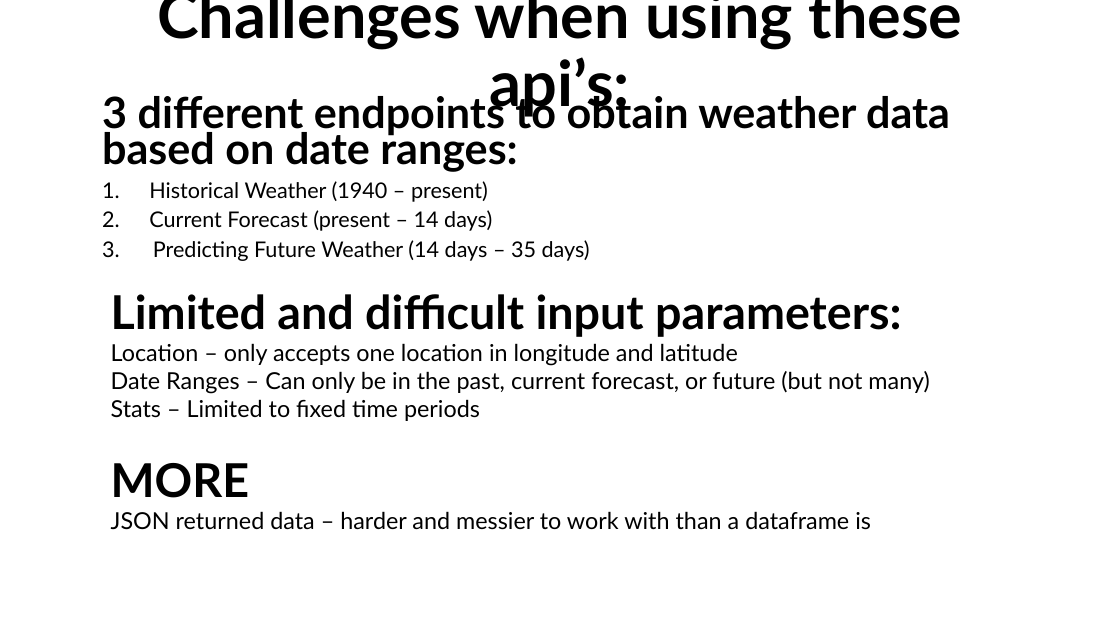
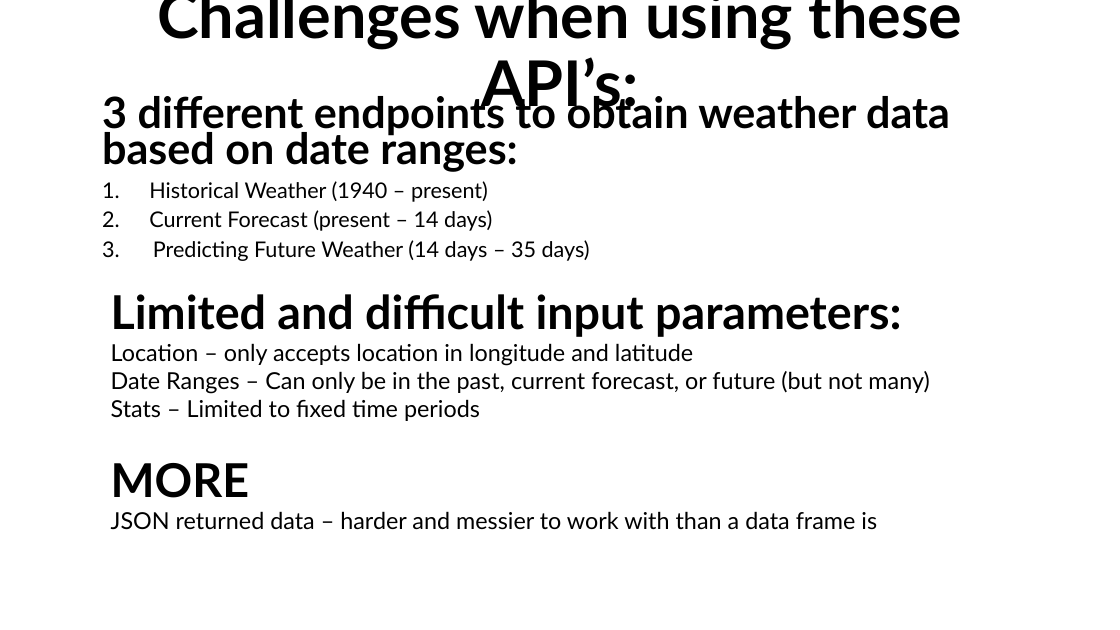
Before and after one commit to andre-gnandt/DATA-534-Project-Group-6, a slide deck: slide 3 of Proposal-Presentation.pptx (slide 2 before the commit). Drawn at 1120x630 pixels with LibreOffice and Linux fonts; fonts in the diff are those of the drawing. Boxes give left, top, right and bottom in pixels: in the first picture for what was removed or moved away, otherwise in the second. Text is boxed around its words. In the diff, an @@ line names an element or a change of style, - is before the commit and + after.

```diff
--- a/Proposal-Presentation.pptx
+++ b/Proposal-Presentation.pptx
@@ title at <box>157,0,963,119</box>: text changed @@
-Challenges when using these api’s:
+Challenges when using these API’s:
@@ text at <box>111,343,693,366</box>: text changed @@
-Location – only accepts one location in longitude and latitude
+Location – only accepts location in longitude and latitude
@@ text at <box>111,511,877,530</box>: spaces changed @@
-JSON returned data – harder and messier to work with than a dataframe is
+JSON returned data – harder and messier to work with than a data frame is
```
Also in this commit, not shown: 2 other slides changed, 2 slides added, 2 other files.
